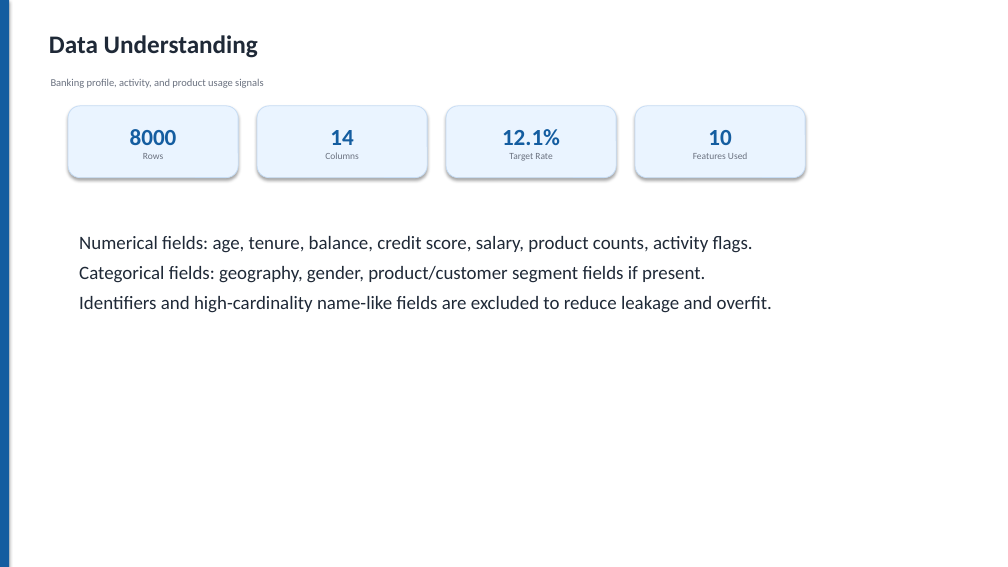
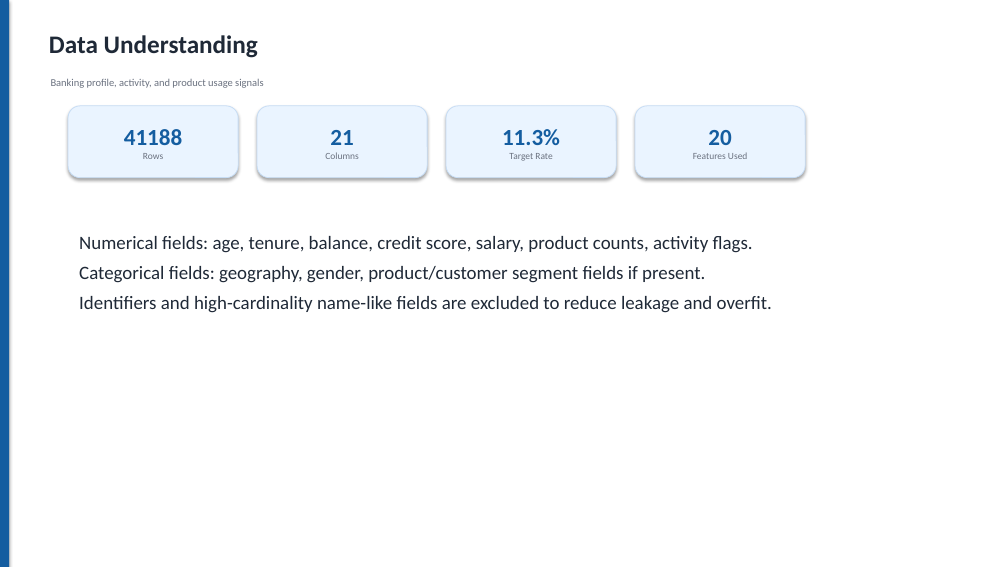
Before and after one commit to Tony-chauhan/churnzero-26-banking-churn-prediction, a slide deck: slide 3 of submission/ChurnZero_26_Round2_Presentation.pptx. Drawn at 1008x567 pixels with LibreOffice and Linux fonts; fonts in the diff are those of the drawing. Boxes give left, top, right and bottom in pixels: in the first picture for what was removed or moved away, otherwise in the second. Text is boxed around its words. In the diff, an @@ line names an element or a change of style, - is before the commit and + after.

```diff
--- a/submission/ChurnZero_26_Round2_Presentation.pptx
+++ b/submission/ChurnZero_26_Round2_Presentation.pptx
@@ text in rounded rectangle at (124,129,182,145): text changed @@
-8000
+41188
@@ text in rounded rectangle at (330,130,353,145): text changed @@
-14
+21
@@ text in rounded rectangle at (502,129,560,145): text changed @@
-12.1%
+11.3%
@@ text in rounded rectangle at (708,130,731,145): text changed @@
-10
+20
```
Also in this commit, not shown: 4 other slides changed, 11 other files.
